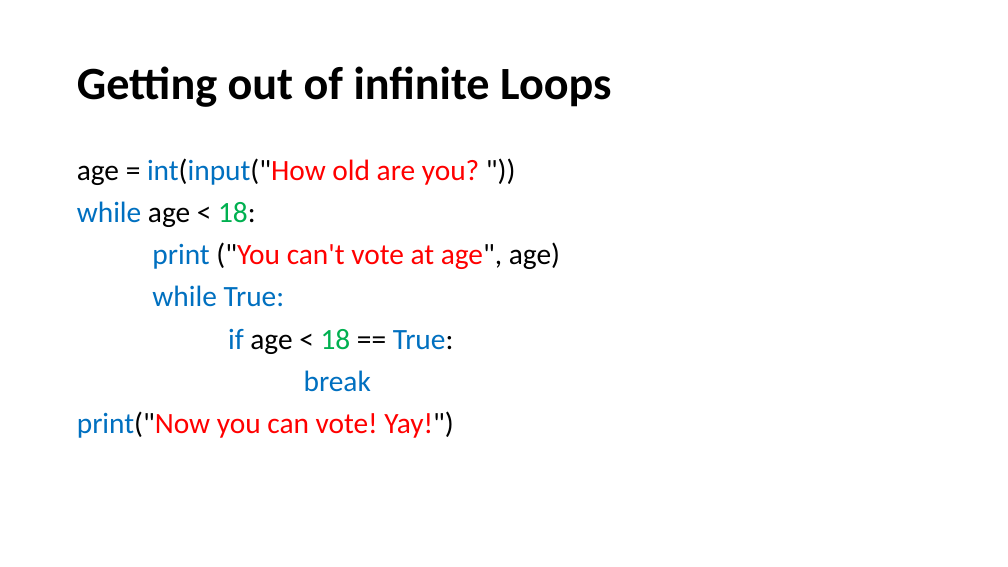
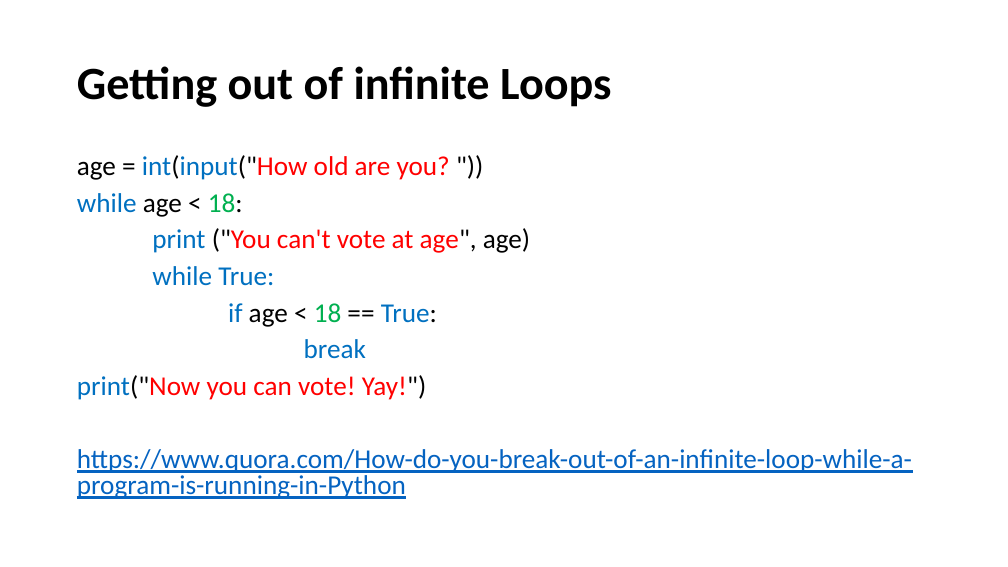
Before and after one commit to HKohin/Python-for-Upward-Bound-Program, a slide deck: slide 25 of PYTHON_7_While Loops.pptx. Drawn at 1008x567 pixels with LibreOffice and Linux fonts; fonts in the diff are those of the drawing. Boxes give left, top, right and bottom in pixels: in the first picture for what was removed or moved away, otherwise in the second. Text is boxed around its words. In the diff, an @@ line names an element or a change of style, - is before the commit and + after.

```diff
--- a/PYTHON_7_While Loops.pptx
+++ b/PYTHON_7_While Loops.pptx
@@ text at (x1=77, y1=155, x2=530, y2=400): size 28 to 25.9 pt in "age = int(input("How old are you? "))", "while age < 18:", "print ("You can't vote at age", age)", "while True:" and 3 more places; line spacing 0.9 to 0.8 @@
@@ text at (x1=77, y1=449, x2=912, y2=499): paragraph added @@
+https://www.quora.com/How-do-you-break-out-of-an-infinite-loop-while-a-program-is-running-in-Python
```
